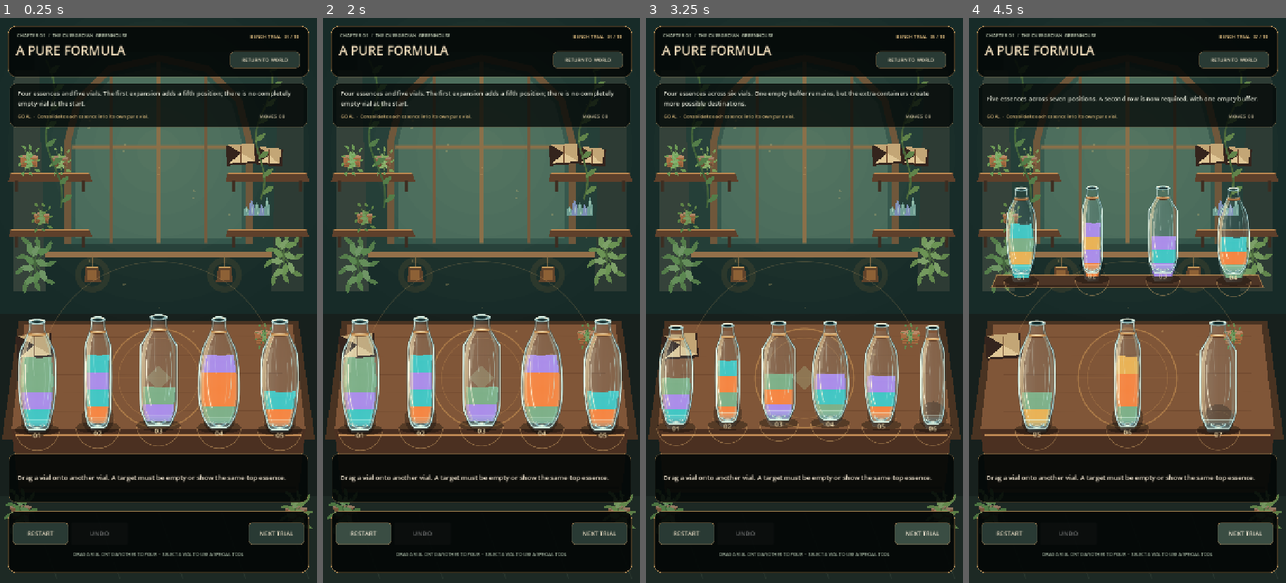
Above: before the commit, frames 1-4 (left to right).
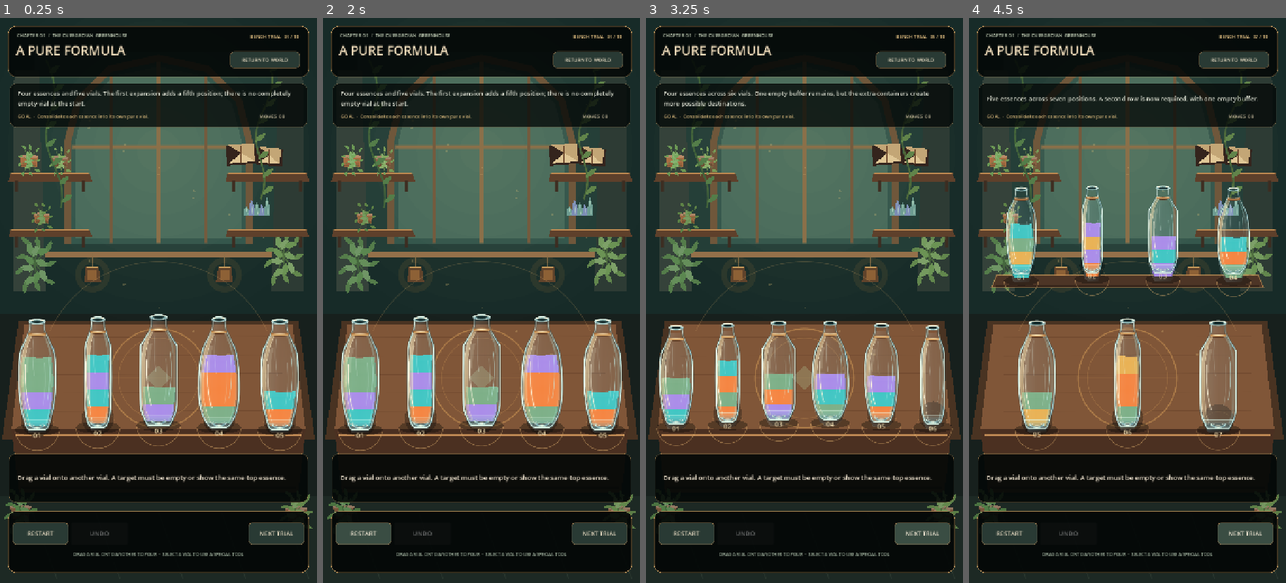
Above: after the commit, the same moments.

Repository: Kryodo/spell-sort-game
Game: Godot game, scene res://scenes/chapter_experiment_03.tscn
Same seed, same stepped clock (60 frames per second), same inputs: the game is played once before the commit and once after it. This scene is started directly instead of the project's main scene.
Inputs:
- Up to frame 1 (0.25 s): no input
- Up to frame 2 (2 s): click "RESTART" at 0.5 s; click "RESTART" at 1.25 s
- Up to frame 3 (3.25 s): click "RESTART" at 2 s; click "NEXT TRIAL" at 2.75 s
- Up to frame 4 (4.5 s): click "NEXT TRIAL" at 3.5 s; click "NEXT TRIAL" at 4.25 s

The runs differ from the first frame. In frame 1, 0.4% of the frame differs, in the area x 5-87%, y 54-61%; in frame 2, 0.5%; in frame 3, 0.5%; in frame 4, 0.5%.

Commit message:
Use clear tabletop in experiment scene

Diff:
--- a/scenes/chapter_experiment_03.tscn
+++ b/scenes/chapter_experiment_03.tscn
@@ -16,3 +16,4 @@
 launch_level = 3
 
 [node name="Environment" parent="." instance=ExtResource("2_environment")]
+experiment_backdrop = true
